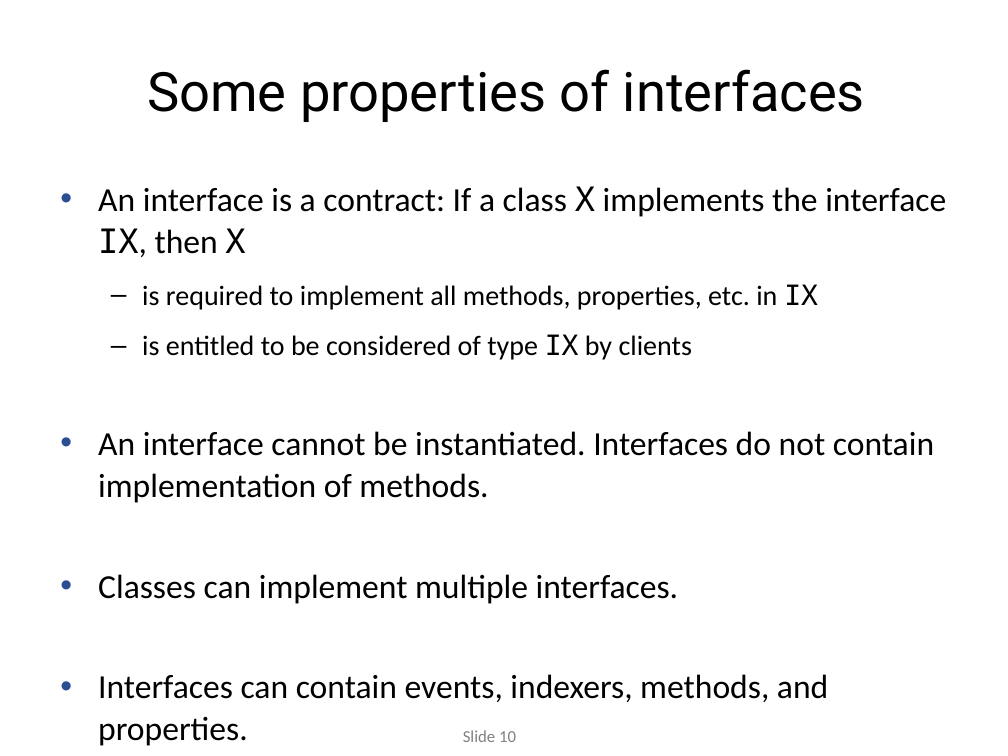
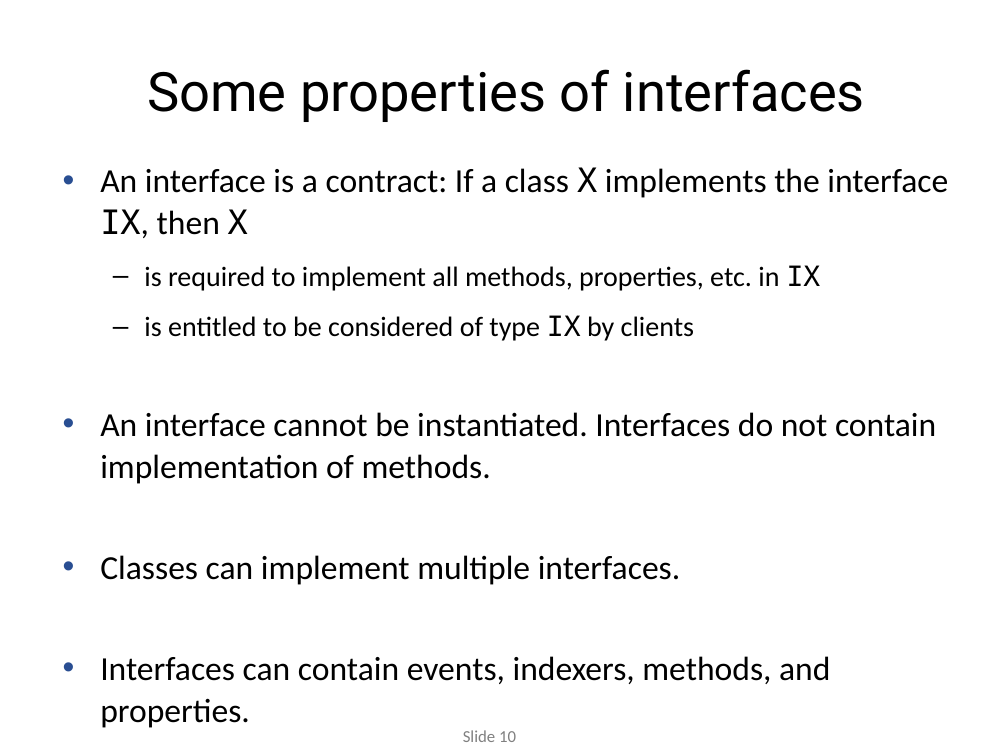
Before and after one commit to codesmurf/st3its3_teaching, a slide deck: slide 10 of 01 Intro + Opsamling + Interfaces/OO recap.pptx. Drawn at 1008x756 pixels with LibreOffice and Linux fonts; fonts in the diff are those of the drawing; background and template pictures are left out. Boxes give left, top, right and bottom in pixels: in the first picture for what was removed or moved away, otherwise in the second. Text is boxed around its words. In the diff, an @@ line names an element or a change of style, - is before the commit and + after.

Commit message:
Updates to recap slideset

```diff
--- a/01 Intro + Opsamling + Interfaces/OO recap.pptx
+++ b/01 Intro + Opsamling + Interfaces/OO recap.pptx
@@ text "An interface is a contract: ...": place and size @@
-text "An interface is a contract: ..." at <box>98,186,946,702</box>
+text "An interface is a contract: ..." at <box>100,167,948,684</box>
```
